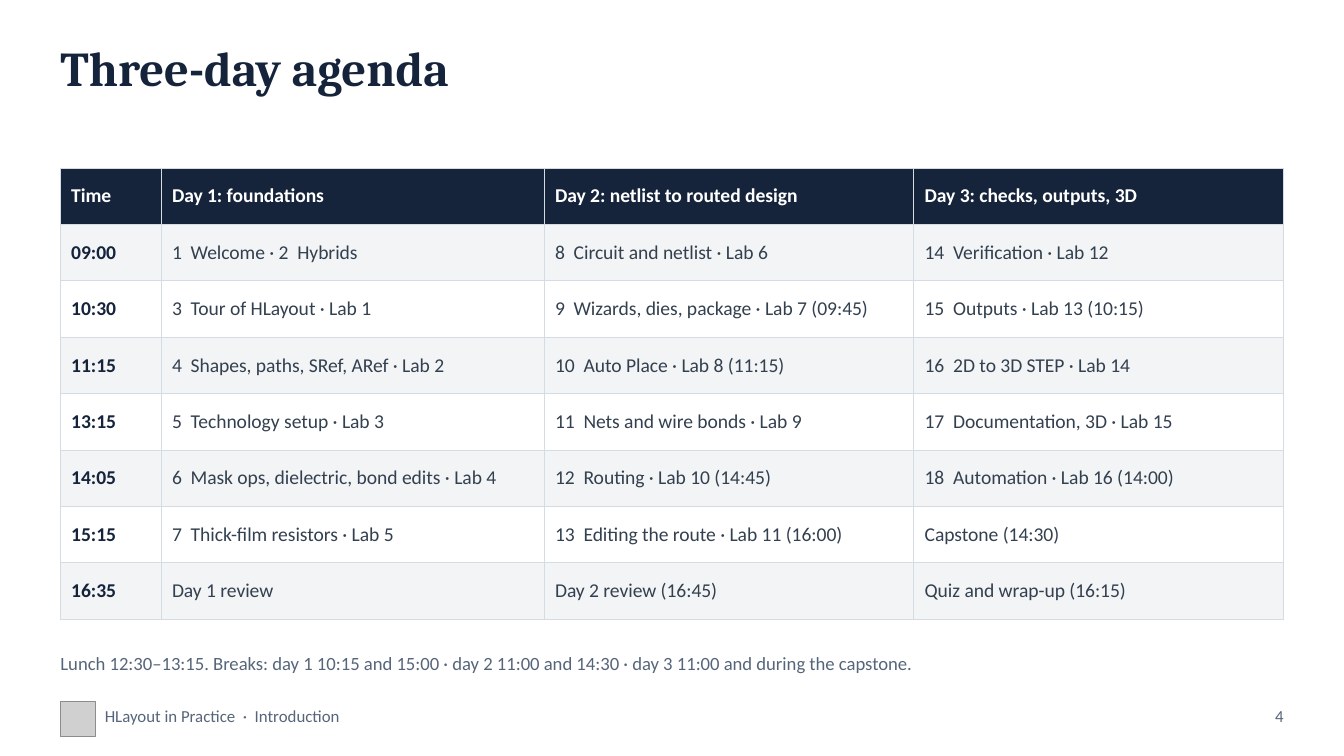
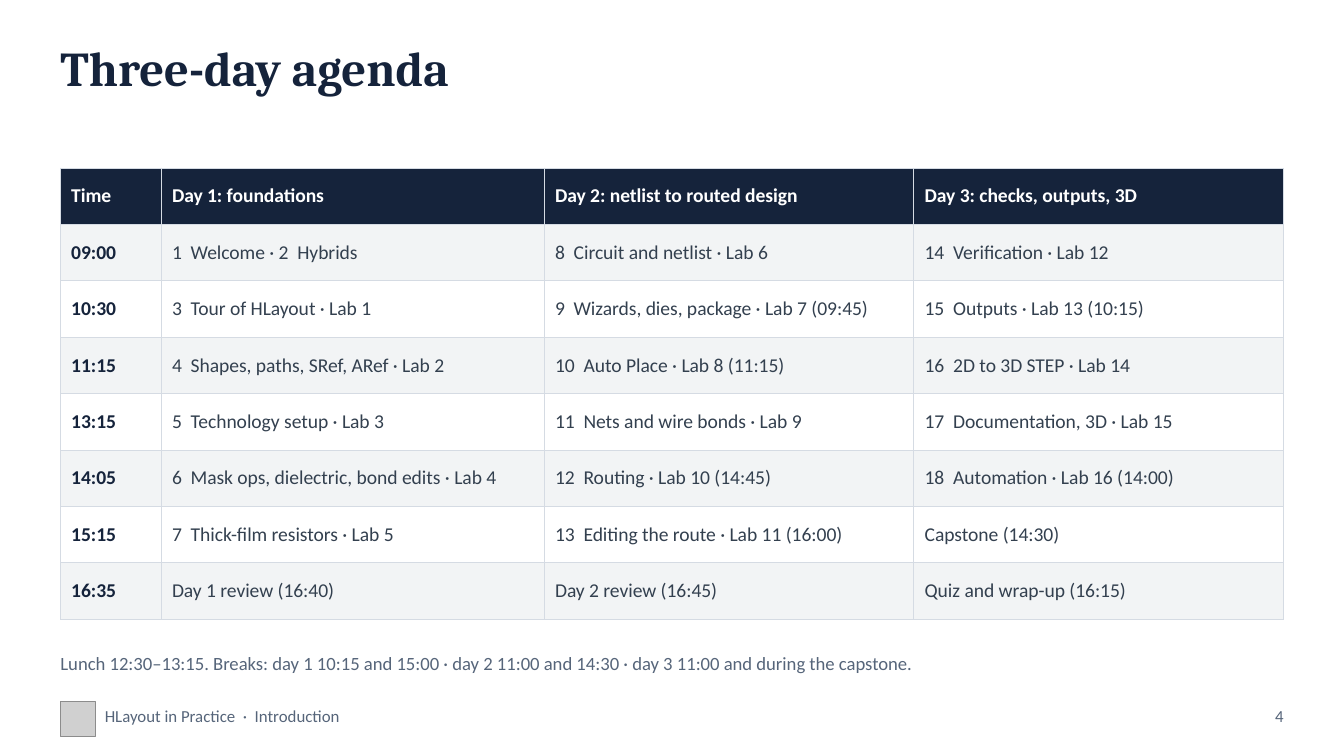
Before and after one commit to alvinmb/Hlayout, a slide deck: slide 4 of training/HLayout_Training_ALU8.pptx. Drawn at 1344x756 pixels with LibreOffice and Linux fonts; fonts in the diff are those of the drawing; grey boxes stand for pictures. Boxes give left, top, right and bottom in pixels: in the first picture for what was removed or moved away, otherwise in the second. Text is boxed around its words. In the diff, an @@ line names an element or a change of style, - is before the commit and + after.

```diff
--- a/training/HLayout_Training_ALU8.pptx
+++ b/training/HLayout_Training_ALU8.pptx
@@ table at bbox=[60, 168, 1284, 604] @@
-row 8, column 2: Day 1 review
+row 8, column 2: Day 1 review (16:40)
```
Also in this commit, not shown: 63 other slides changed, 2 slides added, 14 other files.
